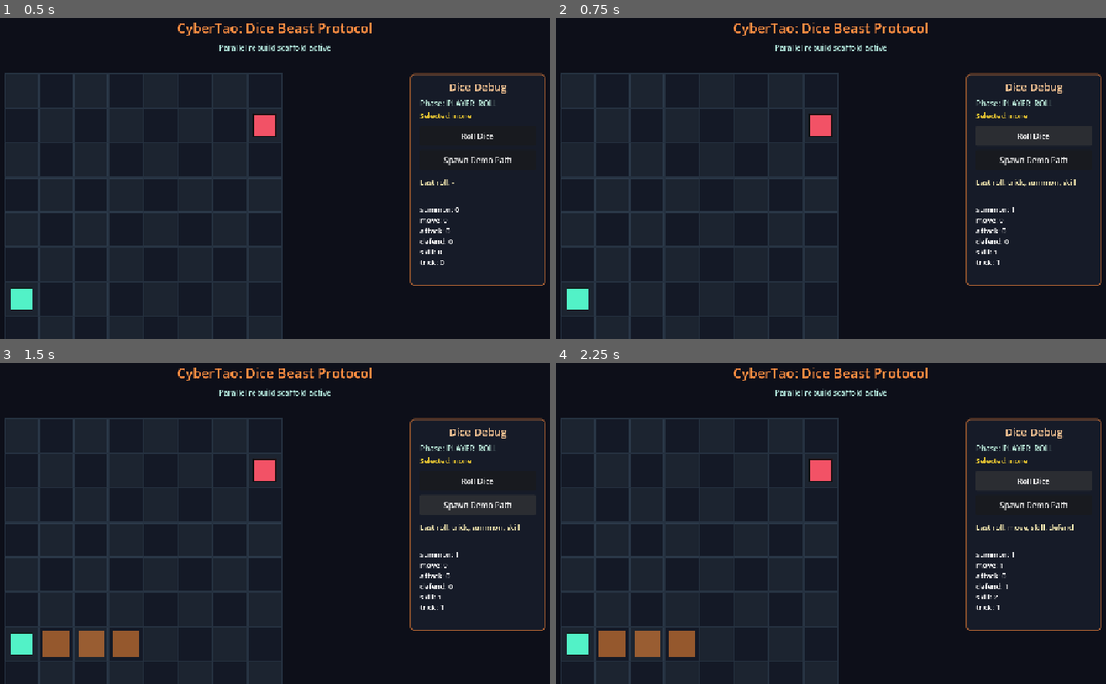
Above: before the commit, frames 1-4 (two rows, left to right).
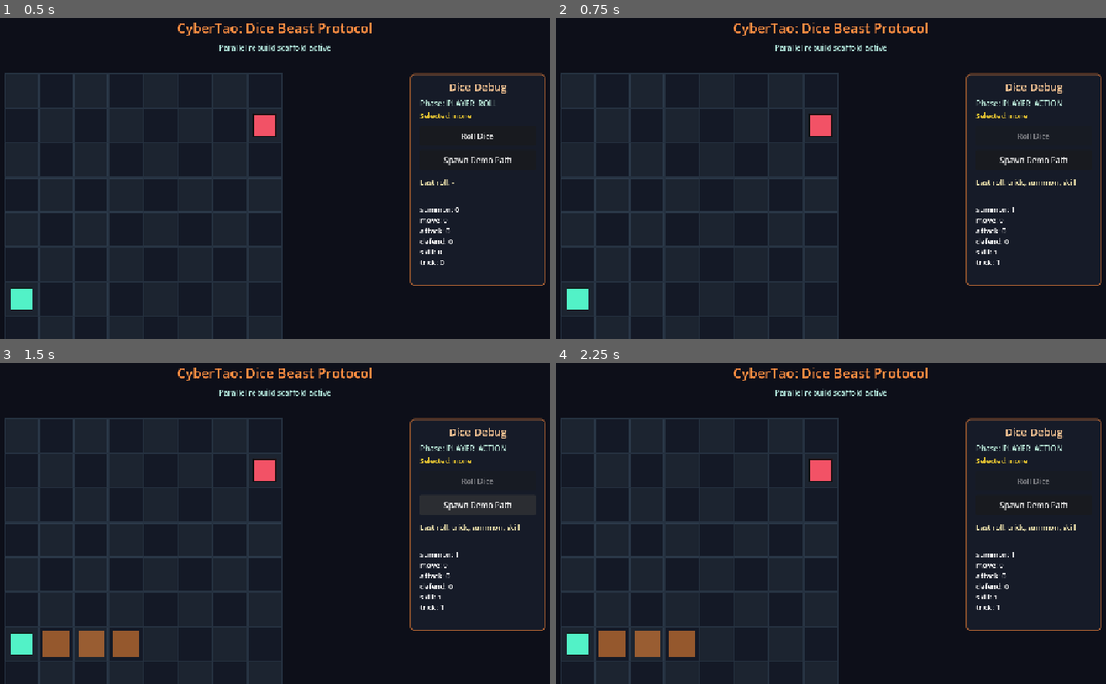
Above: after the commit, the same moments.

Repository: 9G420/CyberTao8
Game: Godot game, scene res://Scenes/Main.tscn
Two runs of this game, one before a commit and one after it. Both use one fixed random seed, a clock stepped at 60 frames per second and the inputs below.
Inputs (mouse positions are in pixels of both pictures, inside the frame that each line leads up to):
- Up to frame 1 (0.5 s): no input
- Up to frame 2 (0.75 s): click "Roll Dice" at 0.5 s
- Up to frame 3 (1.5 s): click "Spawn Demo Path" at 1.25 s
- Up to frame 4 (2.25 s): click (1034, 481) at 2 s, where only the run before the commit has a clickable "Roll Dice"

Frame 1 is identical in both runs. In frame 2, 0.1% of the frame differs, in the area x 83-92%, y 25-38%; in frame 3, 0.1%; in frame 4, 0.3%, in the area x 79-95%, y 25-74%.

Commit message:
v0.1.2: fix dice roll-once and move highlight sync
- start_player_roll() now only works in PLAYER_ROLL phase, then
  auto-transitions to PLAYER_ACTION (prevents infinite re-rolling)
- Roll Dice button disabled when phase != PLAYER_ROLL
- get_reachable_cells_for() returns empty when MOVE crest <= 0
- highlights refresh after every move attempt, clearing when exhausted

Diff:
--- a/CyberTao_Dice_Beast_Protocol/Project/Scripts/BattleV2/BattleFlowController.gd
+++ b/CyberTao_Dice_Beast_Protocol/Project/Scripts/BattleV2/BattleFlowController.gd
@@ -68,8 +68,10 @@
 	emit_signal("phase_changed", _phase_name(current_phase))
 
 func start_player_roll() -> void:
-	current_phase = BattlePhase.PLAYER_ROLL
+	if current_phase != BattlePhase.PLAYER_ROLL:
+		return
 	dice_manager.roll_turn_dice()
+	current_phase = BattlePhase.PLAYER_ACTION
 	emit_signal("phase_changed", _phase_name(current_phase))
 
 func enter_player_action() -> void:
@@ -124,6 +126,11 @@
 	if unit.is_empty():
 		var empty: Array[Vector2i] = []
 		return empty
+	# No highlights if no MOVE resource available
+	var move_available: int = int(dice_manager.crest_pool.get("move", 0))
+	if move_available <= 0:
+		var empty: Array[Vector2i] = []
+		return empty
 	var cell: Vector2i = unit["cell"]
 	var move_range: int = int(unit.get("move_range", 1))
 	return board_manager.get_reachable_cells(cell, move_range)
--- a/CyberTao_Dice_Beast_Protocol/Project/Scripts/Main.gd
+++ b/CyberTao_Dice_Beast_Protocol/Project/Scripts/Main.gd
@@ -55,7 +55,6 @@
 
 func _on_move_requested(unit_id: String, target_cell: Vector2i) -> void:
 	var success: bool = _battle_flow.try_move_unit(unit_id, target_cell)
-	if success:
-		# Refresh highlights after move (unit position changed)
-		_board_view.highlight_cells = _battle_flow.get_reachable_cells_for(unit_id)
-		_board_view.queue_redraw()
+	# Always refresh highlights (clears if MOVE is now 0)
+	_board_view.highlight_cells = _battle_flow.get_reachable_cells_for(unit_id)
+	_board_view.queue_redraw()
--- a/CyberTao_Dice_Beast_Protocol/Project/Scripts/UI/DiceDebugPanel.gd
+++ b/CyberTao_Dice_Beast_Protocol/Project/Scripts/UI/DiceDebugPanel.gd
@@ -7,6 +7,7 @@
 var selected_label: Label
 var roll_label: Label
 var crest_label: RichTextLabel
+var roll_button: Button
 
 func _ready() -> void:
 	custom_minimum_size = Vector2(280, 440)
@@ -67,7 +68,7 @@
 	selected_label.add_theme_color_override("font_color", Color(1.0, 0.85, 0.2))
 	add_child(selected_label)
 
-	var roll_button := Button.new()
+	roll_button = Button.new()
 	roll_button.text = "Roll Dice"
 	roll_button.position = Vector2(20, 108)
 	roll_button.size = Vector2(240, 42)
@@ -107,6 +108,7 @@
 
 func _on_phase_changed(phase_name: String) -> void:
 	phase_label.text = "Phase: " + phase_name
+	roll_button.disabled = phase_name != "PLAYER_ROLL"
 
 func _on_dice_rolled(results: Array[String], next_crest_pool: Dictionary) -> void:
 	roll_label.text = "Last roll: " + ", ".join(results)
Not shown, changed: CyberTao_Dice_Beast_Protocol/Logs/changelog_v0.1.md
